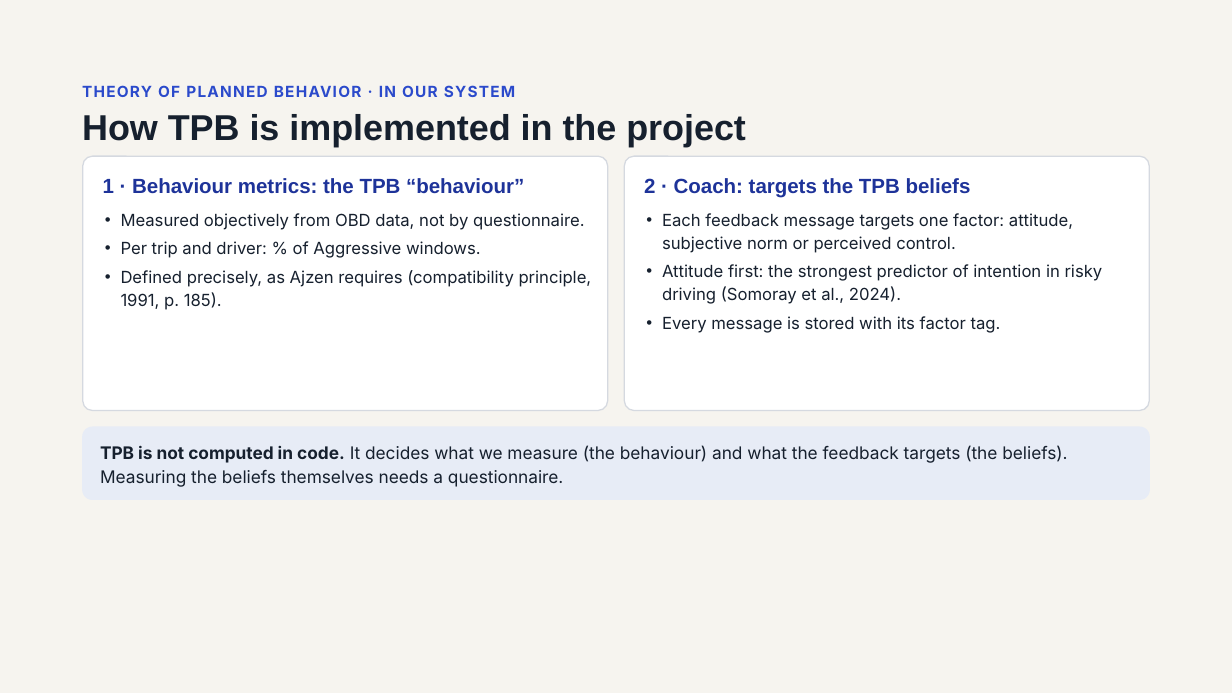
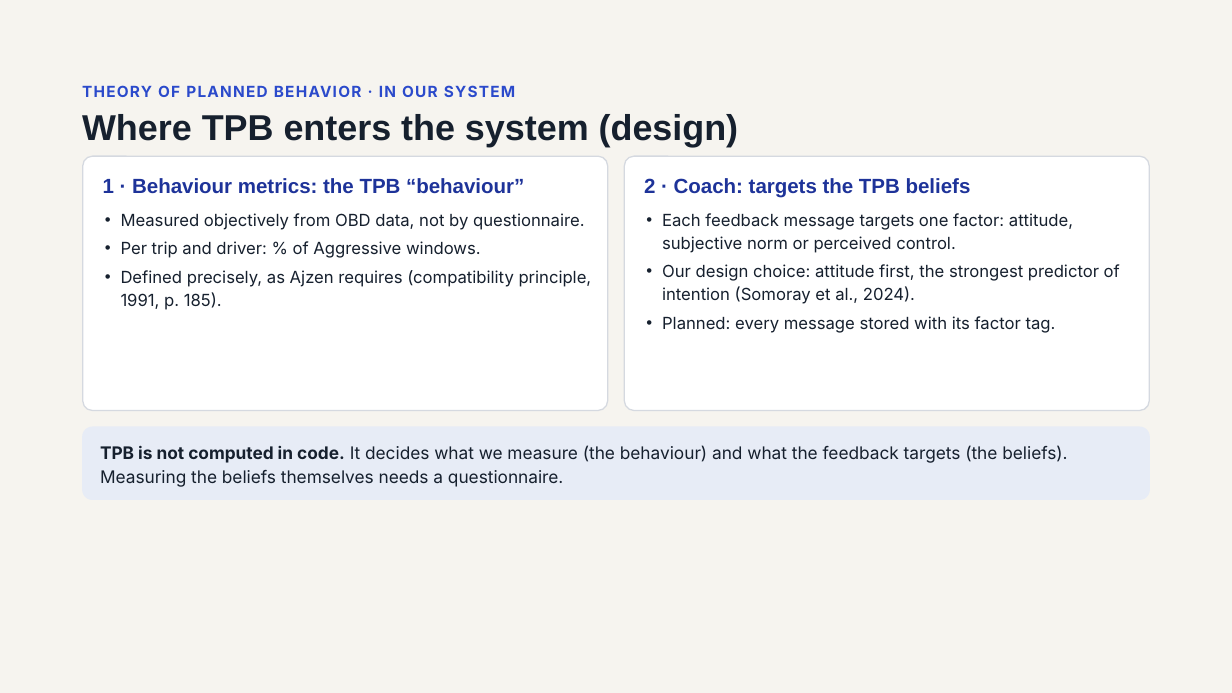
Before and after one commit to Osama-Gamil/Driver-Behaviour-PR, a slide deck: slide 25 of presentation/Driver_Safety_Project.pptx. Drawn at 1232x693 pixels with LibreOffice and Linux fonts; fonts in the diff are those of the drawing. Boxes give left, top, right and bottom in pixels: in the first picture for what was removed or moved away, otherwise in the second. Text is boxed around its words. In the diff, an @@ line names an element or a change of style, - is before the commit and + after.

```diff
--- a/presentation/Driver_Safety_Project.pptx
+++ b/presentation/Driver_Safety_Project.pptx
@@ title at [82, 114, 739, 147]: text changed @@
-How TPB is implemented in the project
+Where TPB enters the system (design)
@@ text at [662, 264, 1120, 333]: text changed @@
-• Attitude first: the strongest predictor of intention in risky driving (Somoray et al., 2024).
-• Every message is stored with its factor tag.
+• Our design choice: attitude first, the strongest predictor of intention (Somoray et al., 2024).
+• Planned: every message stored with its factor tag.
```
Also in this commit, not shown: 11 other slides changed, 1 slide added, 3 slides removed.
